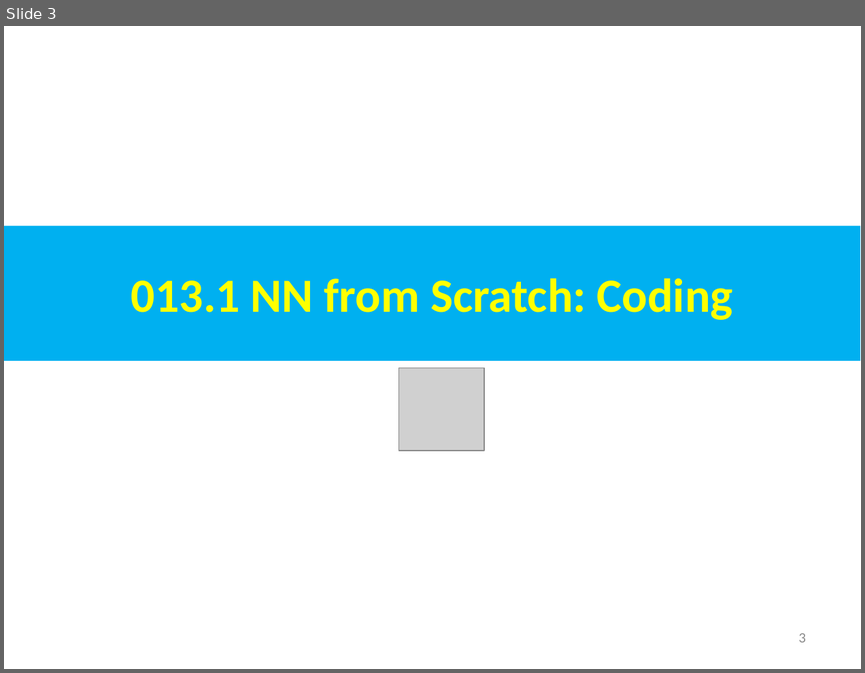
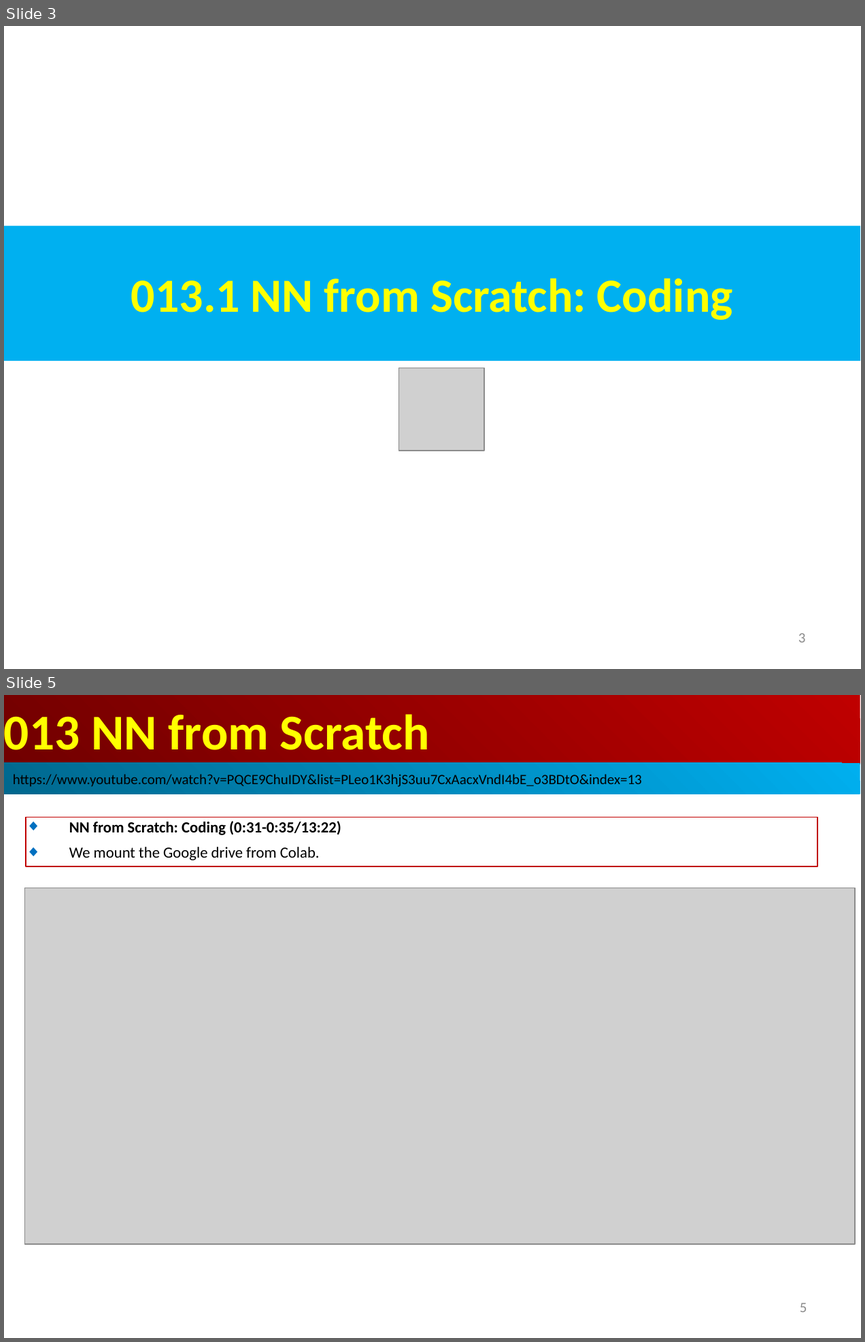
Before and after one commit to peterhchen/AIU_CS512_DL, a slide deck: 000_Lecture_Project/week04/01_Lecture/13_NN_Scratch.ppt. Shown one above the other, each under a label of ours: slide 3 before the commit, slides 3 and 5 after it; the slides between them are not shown. The pictures are 865x673 and 865x1342 pixels, drawn with LibreOffice and Linux fonts; fonts in the diff are those of the drawing; grey boxes stand for pictures. Boxes give left, top, right and bottom in pixels: in the first picture for what was removed or moved away, otherwise in the second. Text is boxed around its words. In the diff, an @@ line names an element or a change of style, - is before the commit and + after.

```diff
--- a/000_Lecture_Project/week04/01_Lecture/13_NN_Scratch.ppt
+++ b/000_Lecture_Project/week04/01_Lecture/13_NN_Scratch.ppt
@@ slide 5 added at box(4, 695, 861, 1338), background #FFFFFF @@
@@ rectangle added at box(4, 695, 860, 764), fill gradient #BF0000 to #710000, 42 pt, text #FFFF00, bold @@
+013 NN from Scratch
@@ rectangle added at box(4, 763, 860, 794), fill gradient #00AFEF to #00688E, 12 pt, text #000000 @@
+https://www.youtube.com/watch?v=PQCE9ChuIDY&list=PLeo1K3hjS3uu7CxAacxVndI4bE_o3BDtO&index=13
@@ rectangle added at box(26, 817, 817, 866), outline #C00000 0.74 pt, 13 pt, text #000000, bold @@
+◆ NN from Scratch: Coding (0:31-0:35/13:22)
+◆ We mount the Google drive from Colab.
@@ picture added at box(24, 888, 855, 1244) @@
@@ page number added at box(800, 1302, 807, 1312), 12 pt, text #8B8B8B @@
+5
```
Also in this commit, not shown: 2 slides changed, 1 other slide added.
